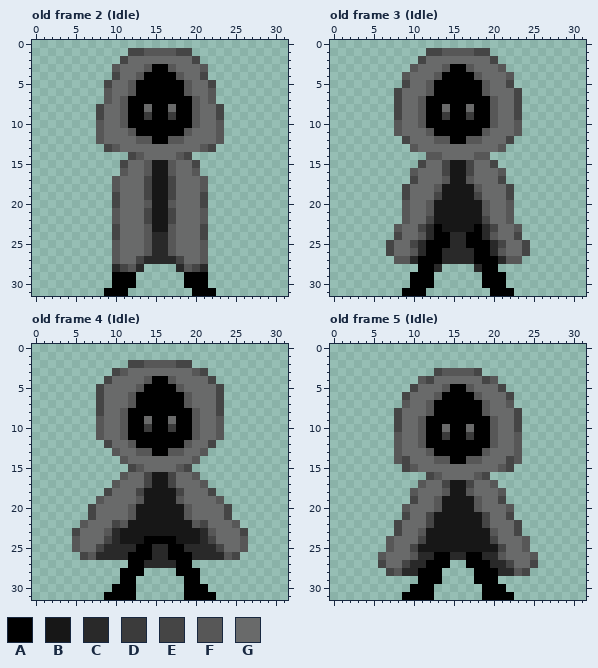
Pixel-art file -- AsespriteFiles/NeutralHood.aseprite. Above, as it was before the edit.
32x32 pixels, 6 frames. Colours within 5 levels of each other are drawn and written as one. Shown: old frame 2 (Idle), old frame 3 (Idle), old frame 4 (Idle), old frame 5 (Idle). The commit also changed other frames, which this record leaves out.
Visible layers, top first: "Idle/CloackBottom", "Idle/Shirt", "Idle/Body", "Idle/CloakBack", "Idle/CloakHood", "Run/Side".
Palette (. is transparent): A #000000  B #171717  C #292929  D #3b3b3b  E #454545  F #575757  G #696a6a
Pixels before, old frame 2 (Idle), first column x 8:
 1 ....EEFFFFEE....
 2 ...EGGGGGGGGE...
 3 ..FGGGFAAFGGGF..
 4 ..EGGFAAAAFGGE..
 5 .EGGFAAAAAAFGGE.
 6 .FGGFAAAAAAFGGF.
 7 .FGFAAAAAAAAFGF.
 8 EGGFAAGAAGAAFGGE
 9 EGGFAADAADAAFGGE
10 FGGFAAAAAAAAFGGF
11 FGGGFAAAAAAFGGGF
12 FGGGGFFAAFFGGGGF
13 .EFGGGGGGGGGGFE.
14 ....EFGGGGFE....
15 ...EGGFBBFGGE...
16 ...FGGFBBFGGF...
17 ..FGGGEBBEGGGF..
18 ..FGGGEBBEGGGF..
19 ..EGGGEBBEGGGE..
20 ..EGGGFBBFGGGE..
21 ..FGGGEBBEGGGF..
22 ..FGGGEBBEGGGF..
23 ..EGGGFBBFGGGE..
24 ..EGGGFCCFGGGE..
25 ..FGGGFCCFGGGF..
26 ..FGGGFCCFGGGF..
27 ..FGGECCCCEGGF..
28 ..CEFC....CFEC..
29 ..AAA......AAA..
30 ..AAA......AAA..
31 .AAA........AAA.
Pixels before, old frame 3 (Idle), first column x 7:
 1 .....EEFFFFEE.....
 2 ....EGGGGGGGGE....
 3 ...FGGGFAAFGGGF...
 4 ..FGGGFAAAAFGGGF..
 5 ..EGGFAAAAAAFGGE..
 6 .EGGGFAAAAAAFGGGE.
 7 .EGGFAAAAAAAAFGGE.
 8 .EGGFAAGAAGAAFGGE.
 9 .EGGFAADAADAAFGGE.
10 .FGGFAAAAAAAAFGGF.
11 .FGGGFAAAAAAFGGGF.
12 ..EGGGFFAAFFGGGE..
13 ...FGGGGGGGGGGF...
14 .....FFGGGGFF.....
15 ....EGGEBBEGGE....
16 ...FGGGEBBEGGGF...
17 ...EGGGFBBFGGGE...
18 ..EGGGFBBBBFGGGE..
19 ..EGGGEBBBBEGGGE..
20 ..FGGFBBBBBBFGGF..
21 ..FGGFBBBBBBFGGF..
22 ..FGGEBBBBBBEGGF..
23 .FGGECABBBBACEGGF.
24 .EGGFCAACCAACFGGE.
25 EGGECAAACCAAACEGGE
26 EGGFCAACCCCAACFGGE
27 .FFCAAACCCCAAACFF.
28 ....AAC....CAA....
29 ...AAA......AAA...
30 ...AAA......AAA...
31 ..AAA........AAA..
Pixels before, old frame 4 (Idle), first column x 5:
 2 .......EEFFFFEE.......
 3 .....EFGGGGGGGGFE.....
 4 ....EGGGGFAAFGGGGE....
 5 ...EGGGGFAAAAFGGGGE...
 6 ...EGGGFAAAAAAFGGGE...
 7 ...EGGGFAAAAAAFGGGE...
 8 ...EGGFAAAAAAAAFGGE...
 9 ...FGGFAAGAAGAAFGGF...
10 ...FGGFAADAADAAFGGF...
11 ...FGGFAAAAAAAAFGGF...
12 ....EGGFAAAAAAFGGE....
13 .....FGGFFAAFFGGF.....
14 ......FGGGGGGGGF......
15 .......EFGGGGFE.......
16 ......FGGEBBEGGF......
17 .....FGGGEBBEGGGF.....
18 ....EGGGEBBBBEGGGE....
19 ...FGGGGFBBBBFGGGGF...
20 ..EGGGGFBBBBBBFGGGGE..
21 ..EGGGGFBBBBBBFGGGGE..
22 .FGGGEFBBBBBBBBFEGGGF.
23 EGGGFCBBBBBBBBBBCFGGGE
24 FGGGECBBBAAAABBBCEGGGF
25 FGGECCCCAACCAACCCCEGGF
26 .EFCCCCAAACCAAACCCCFE.
27 .......AACCCCAA.......
28 ......AAA....AAA......
29 ......AA......AA......
30 .....AAA......AAA.....
31 ....AAAA......AAAA....
Pixels before, old frame 5 (Idle), first column x 6:
 3 .......EFFFFE.......
 4 .....FEGGGGGGEF.....
 5 ....EGGGFAAFGGGE....
 6 ...EGGGFAAAAFGGGE...
 7 ...FGGFAAAAAAFGGF...
 8 ..EGGGFAAAAAAFGGGE..
 9 ..EGGFAAAAAAAAFGGE..
10 ..EGGFAAGAAGAAFGGE..
11 ..FGGFAADAADAAFGGF..
12 ..FGGFAAAAAAAAFGGF..
13 ..FGGGFAAAAAAFGGGF..
14 ..FEGGGFFAAFFGGGEF..
15 ...EFGGGGGGGGGGFE...
16 ......EFGGGGFE......
17 .....FGGEBBEGGF.....
18 ....FGGGFBBFGGGF....
19 ....EGGFBBBBFGGE....
20 ...FGGGFBBBBFGGGF...
21 ...EGGEBBBBBBEGGE...
22 ..EGGGEBBBBBBEGGGE..
23 ..EGGFBBBBBBBBFGGE..
24 .FGGGEBBBBBBBBEGGGF.
25 .FGGEBBBBBBBBBBEGGF.
26 FGGGFCCAACCAACCFGGGF
27 EGGECCAAA..AAACCEGGE
28 .EFCCAAA....AAACCFE.
29 .....AAA....AAA.....
30 ....AAA......AAA....
31 ...AAAA......AAAA...
After:
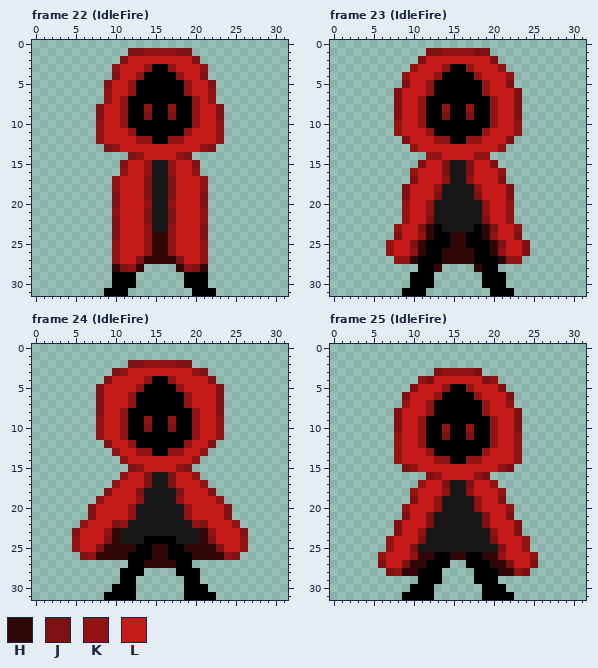
Colours new in this view: H #300606  J #7d1010  K #911313  L #c71a1a
A new or re-ordered frame is compared with the old frame closest to it.
Change:
frames 6 -> 100
Changed rows in their new state; - is an unchanged pixel.
Frame 22 (IdleFire) is new; against old frame 2 (Idle):
first column x 8:
 1 ----JJKKKKJJ----
 2 ---JLLLLLLLLJ---
 3 --KLLLK--KLLLK--
 4 --JLLK----KLLJ--
 5 -JLLK------KLLJ-
 6 -KLLK------KLLK-
 7 -KLK--------KLK-
 8 JLLK--K--K--KLLJ
 9 JLLK--J--J--KLLJ
10 KLLK--------KLLK
11 KLLLK------KLLLK
12 KLLLLKK--KKLLLLK
13 -JKLLLLLLLLLLKJ-
14 ----JKLLLLKJ----
15 ---JLLK--KLLJ---
16 ---KLLK--KLLK---
17 --KLLLJ--JLLLK--
18 --KLLLJ--JLLLK--
19 --JLLLJ--JLLLJ--
20 --JLLLK--KLLLJ--
21 --KLLLJ--JLLLK--
22 --JLLLJ--JLLLK--
23 --JLLLK--KLLLJ--
24 --JLLLKHHKLLLJ--
25 --KLLLKHHKLLLK--
26 --KLLLKHHKLLLK--
27 --KLLJHHHHJLLK--
28 --HJKH----HKJH--
Frame 23 (IdleFire) is new; against old frame 3 (Idle):
first column x 7:
 1 -----JJKKKKJJ-----
 2 ----JLLLLLLLLJ----
 3 ---KLLLK--KLLLK---
 4 --KLLLK----KLLLK--
 5 --JLLK------KLLJ--
 6 -JLLLK------KLLLJ-
 7 -JLLK--------KLLJ-
 8 -JLLK--K--K--KLLJ-
 9 -JLLK--J--J--KLLJ-
10 -KLLK--------KLLK-
11 -KLLLK------KLLLK-
12 --JLLLKK--KKLLLJ--
13 ---KLLLLLLLLLLK---
14 -----KKLLLLKK-----
15 ----JLLJ--JLLJ----
16 ---KLLLJ--JLLLK---
17 ---JLLLK--KLLLJ---
18 --JLLLK----KLLLJ--
19 --JLLLJ----JLLLJ--
20 --KLLK------KLLK--
21 --KLLK------KLLK--
22 --KLLJ------JLLK--
23 -KLLJH------HJLLK-
24 -JLLKH--HH--HKLLJ-
25 KLLJH---HH---HJLLJ
26 KLLKH--HHHH--HKLLJ
27 -KKH---HHHH---HKK-
28 ------H----H------
Frame 24 (IdleFire) is new; against old frame 4 (Idle):
first column x 5:
 2 -------JJKKKKJJ-------
 3 -----JKLLLLLLLLKJ-----
 4 ----JLLLLK--KLLLLJ----
 5 ---JLLLLK----KLLLLJ---
 6 ---JLLLK------KLLLJ---
 7 ---JLLLK------KLLLJ---
 8 ---JLLK--------KLLJ---
 9 ---KLLK--K--K--KLLK---
10 ---KLLK--J--J--KLLK---
11 ---KLLK--------KLLK---
12 ----JLLK------KLLJ----
13 -----KLLKK--KKLLK-----
14 ------KLLLLLLLLK------
15 -------JKLLLLKJ-------
16 ------KLLJ--JLLK------
17 -----KLLLJ--JLLLK-----
18 ----JLLLJ----JLLLJ----
19 ---KLLLLK----KLLLLK---
20 --JLLLLK------KLLLLJ--
21 --JLLLLK------KLLLLJ--
22 -KLLLJK--------KJLLLK-
23 JLLLKH----------HKLLLJ
24 KLLLJH----------HJLLLK
25 KLLJHHHH--HH--HHHHJLLK
26 -JKHHHH---HH---HHHHKJ-
27 ---------HHHH---------
Frame 25 (IdleFire) is new; against old frame 5 (Idle):
first column x 6:
 3 -------JKKKKJ-------
 4 -----KJLLLLLLJK-----
 5 ----JLLLK--KLLLJ----
 6 ---JLLLK----KLLLJ---
 7 ---KLLK------KLLK---
 8 --JLLLK------KLLLJ--
 9 --JLLK--------KLLJ--
10 --JLLK--K--K--KLLJ--
11 --KLLK--J--J--KLLK--
12 --KLLK--------KLLK--
13 --KLLLK------KLLLK--
14 --KLLLLKK--KKLLLLK--
15 ---JKLLLLLLLLLLKJ---
16 ------JKLLLLKJ------
17 -----KLLJ--JLLK-----
18 ----KLLLK--KLLLK----
19 ----JLLK----KLLJ----
20 ---KLLLK----KLLLK---
21 ---JLLJ------JLLJ---
22 --JLLLJ------JLLLJ--
23 --JLLK--------KLLJ--
24 -KLLLJ--------JLLLK-
25 -KLLJ----------JLLK-
26 KLLLKHH--HH--HHKLLLK
27 JLLJHH--------HHJLLJ
28 -JKHH----------HHKJ-
Pixel boxes of the changes (left, top, right, bottom) in both pictures:
changed: (96, 48, 224, 272)
changed: (386, 48, 530, 272)
changed: (72, 360, 248, 568)
changed: (378, 368, 538, 576)
